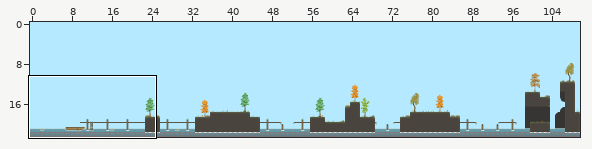
Tiled map (JSON) -- src/assets/levels/level4.json. Above: a wide view before the commit, with the close-up outlined.
Close-up. As it was:
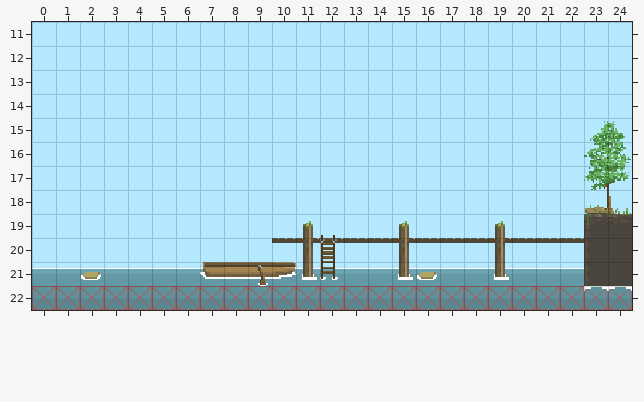
Cells are 16x16 px. Shown: x 0..24, y 11..22. The commit also changed other parts of the map, which this record leaves out. Tiles whose own drawing changed are shown in their newer look in all pictures. The old version is drawn lined up with the new one.
Now the later version:
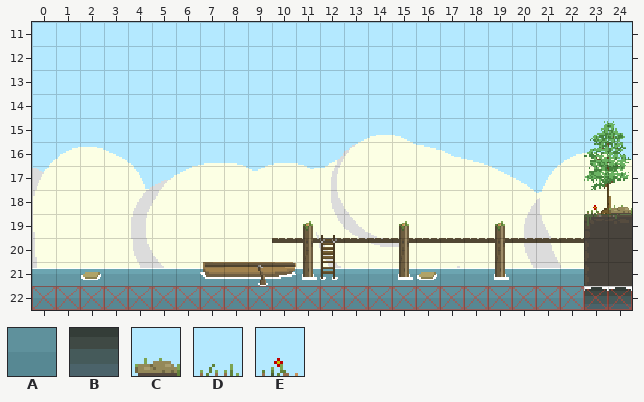
Key: from "TilesetDocks": A 64, B 73; from "TilesetForest": C 86, D 103, E 119.
_ is an empty cell.
Changes in this commit:
map size 200x23 -> 280x23 cells
layer "Image Layer 1" added
Layer "Ground":
Tile A gives way to tile B in row 22 at x 23 to 24.
Layer "Grass":
Tile D gives way to tile C in row 18 at x 24.
Tile C gives way to tile E in row 18 at x 23.
